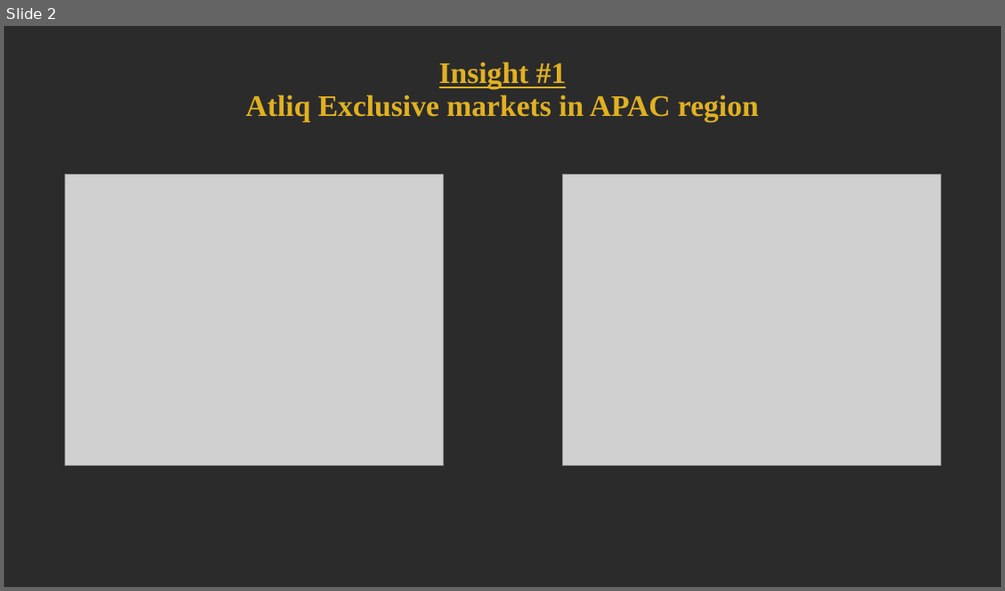
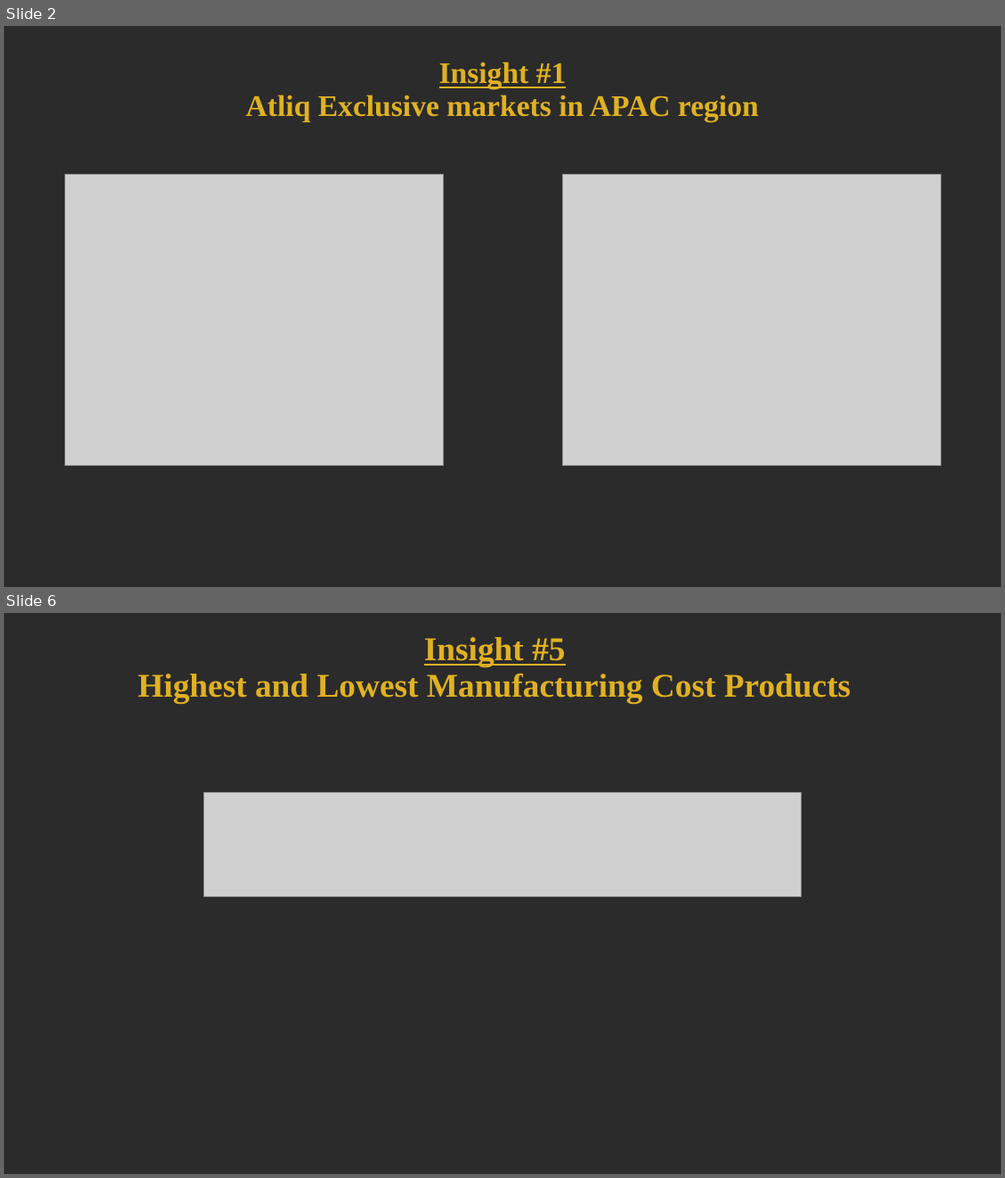
Before and after one commit to protyoy98/Atliq-Hardwares-Ad-hoc-analysis, a slide deck: ad_hoc req deliverables/Presentation1.pptx. Shown one above the other, each under a label of ours: slide 2 before the commit, slides 2 and 6 after it; the slides between them are not shown. The pictures are 1005x591 and 1005x1178 pixels, drawn with LibreOffice and Linux fonts; fonts in the diff are those of the drawing; grey boxes stand for pictures; background and template pictures are left out; a plain dark background stands for a picture behind light text. Boxes give left, top, right and bottom in pixels: in the first picture for what was removed or moved away, otherwise in the second. Text is boxed around its words. In the diff, an @@ line names an element or a change of style, - is before the commit and + after.

```diff
--- a/ad_hoc req deliverables/Presentation1.pptx
+++ b/ad_hoc req deliverables/Presentation1.pptx
@@ slide 6 added at (4,613,1001,1174), background picture (left out) @@
@@ title added at (138,637,850,703), 32 pt, text #E0B122, bold @@
+Insight #5
+Highest and Lowest Manufacturing Cost Products
@@ picture added at (204,793,801,896) @@
```
Also in this commit, not shown: 4 other slides added.
